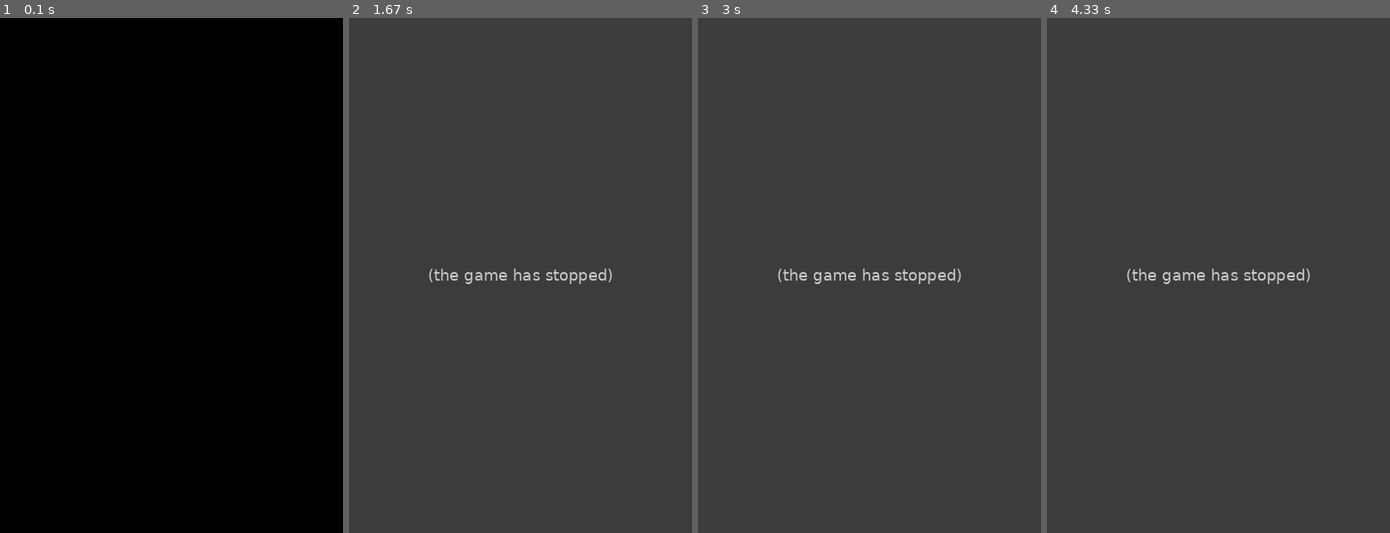
Above: before the commit, frames 1-4 (left to right).
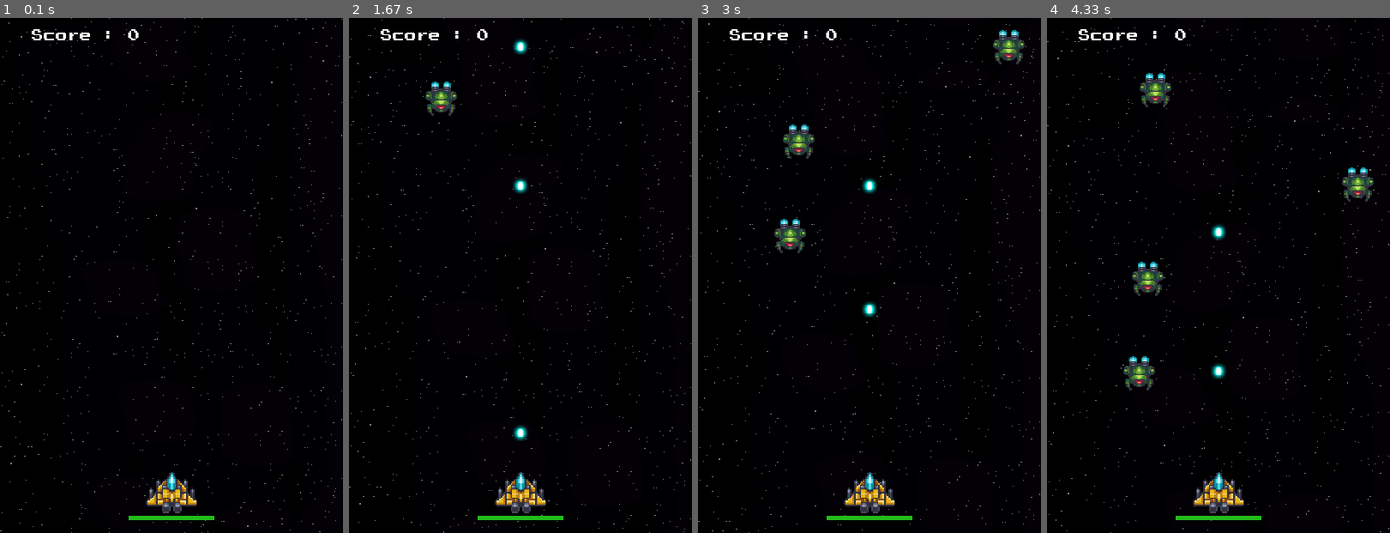
Above: after the commit, the same moments.

Repository: Fabien-crypto/SpaceShooter
Game: pygame game, started from main.py
The game is run twice, just before and just after one commit, with the same random seed, the same clock (stepped at 60 frames per second) and the same inputs.
Inputs:
- Up to frame 1 (0.1 s): no input
- Up to frame 2 (1.67 s): tap Space at 0.33, 0.73, 1.03, 1.57 s
- Up to frame 3 (3 s): tap Space at 1.87, 2.07, 2.37, 2.63, 2.97 s
- Up to frame 4 (4.33 s): tap Space at 3.27, 3.8, 4.1 s

The runs differ from the first frame. In frame 1, 1.5% of the frame differs, in the area x 0-100%, y 0-100%; in frame 2, 100%; in frame 3, 99%; in frame 4, 99%.
Error before the commit: AttributeError: 'Monster' object has no attribute 'forward' (main.py line 99); the game stopped at 1.17 s (later frames are placeholders)

Commit message:
Validation

Diff:
--- a/explosion.py
+++ b/explosion.py
@@ -20,7 +20,6 @@
         self.rect.center = [x, y]
         self.counter = 0
 
-
     def update(self):
         explosion_speed = 3
         #update explosion animation
--- a/main.py
+++ b/main.py
@@ -75,7 +75,7 @@
             screen.blit(background, (0, y_background))
         #Appliquer image de notre joueur#
         screen.blit(game.player.image, game.player.rect)
-        clock.tick(6)
+        clock.tick(60)
 
         #Appliquer l'ensemble de mon grp de projectiles en les dessinant#
         game.explosion_group.update()
--- a/monster.py
+++ b/monster.py
@@ -24,6 +24,25 @@
         self.delay = 90
         self.counter = 0
 
+
+    def damage(self, amount) :
+        self.health -= amount
+        if self.health <= 0:
+            explosion = Explosion(self.rect.centerx, self.rect.centery, 1)
+            self.game.explosion_group.add(explosion)
+            self.game.all_monsters.remove(self)
+            self.game.player.score += 5
+
+    def forward(self):
+        self.rect.y += self.velocity
+        if self.game.check_collision(self,self.game.all_players) :
+            self.game.player.damage(self.attack)
+            self.game.all_monsters.remove(self)
+
+    def launch_laser(self) :
+        self.all_laser.add(Laser_ennemie(self))
+
+
 class Touch_animation(pygame.sprite.Sprite):
     def __init__(self, x, y, size):
         pygame.sprite.Sprite.__init__(self)
@@ -49,20 +68,3 @@
         #if the animation is complete, delete explosion
         if self.index >= len(self.images) - 1 and self.counter >= animation_speed:
             self.kill()
-
-    def damage(self, amount) :
-        self.health -= amount
-        if self.health <= 0:
-            explosion = Explosion(self.rect.centerx, self.rect.centery, 1)
-            self.game.explosion_group.add(explosion)
-            self.game.all_monsters.remove(self)
-            self.game.player.score += 5
-
-    def forward(self):
-        self.rect.y += self.velocity
-        if self.game.check_collision(self,self.game.all_players) :
-            self.game.player.damage(self.attack)
-            self.game.all_monsters.remove(self)
-
-    def launch_laser(self) :
-        self.all_laser.add(Laser_ennemie(self))
